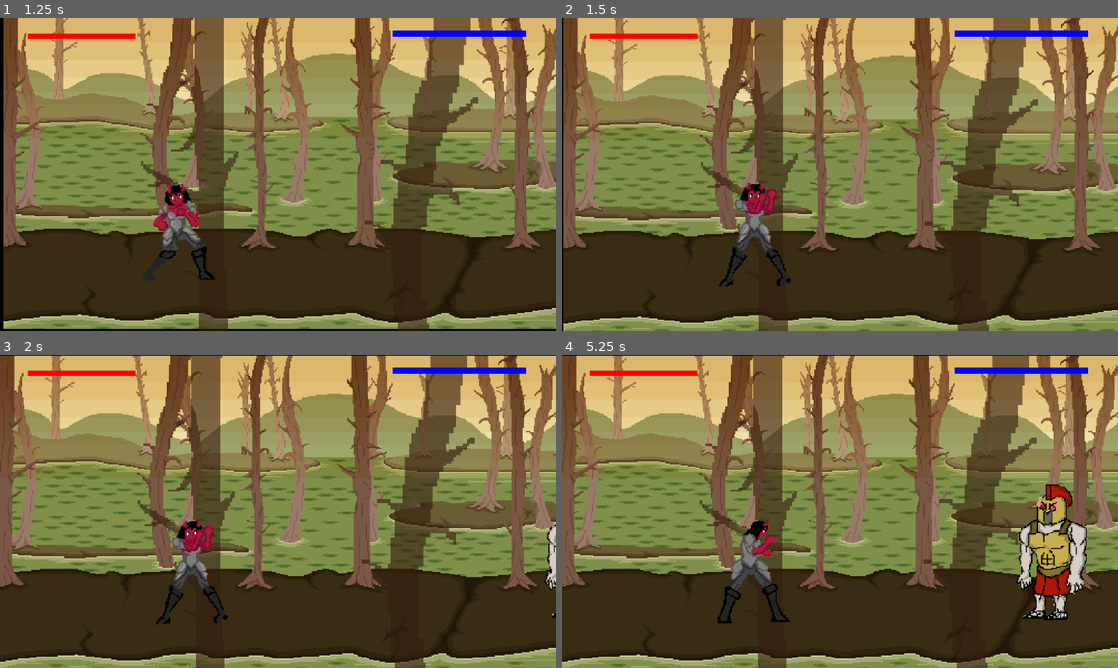
Above: before the commit, frames 1-4 (two rows, left to right).
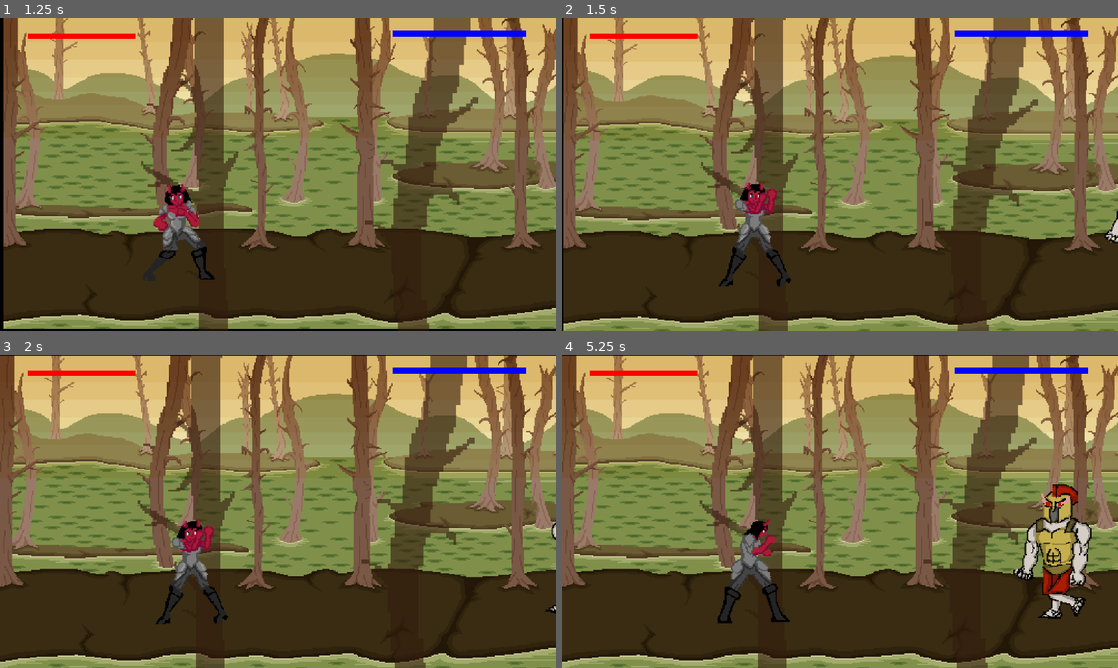
Above: after the commit, the same moments.

Repository: SnapdCC/Ultimatum
Game: Godot game, scene res://Screens/MainScreen.tscn
The game is run twice, just before and just after one commit, with the same random seed, the same clock (stepped at 60 frames per second) and the same inputs.
Inputs:
- Up to frame 1 (1.25 s): click "Play" at 0.5 s
- Up to frame 2 (1.5 s): hold Right (ui_right) from 1.28 s (still down); tap D (guard) at 1.35 s
- Up to frame 3 (2 s): keep holding Right (ui_right)
- Up to frame 4 (5.25 s): release Right (ui_right) at 2.03 s; hold Down (ui_down) 2.03-2.78 s; tap one key every 0.75 s from 2.1 s: S (kick) A (punch) D (guard) S (kick) A (punch); hold Right (ui_right) 2.78-3.53 s; hold Up (ui_up) 3.53-4.28 s; hold Left (ui_left) from 4.28 s (still down)

Frame 1 is identical in both runs. In frame 2, 0.1% of the frame differs, in the area x 97-100%, y 61-72%; in frame 3, 0.3%; in frame 4, 3.1%, in the area x 81-96%, y 41-85%.

Commit message:
Walking Animation Fixed
however, I can't get his death animation working properly

Diff:
--- a/newgame/Enemy/Limbo Boss/LimboBoss.gd
+++ b/newgame/Enemy/Limbo Boss/LimboBoss.gd
@@ -9,6 +9,7 @@
 var anim_new
 var isWalking = false
 var alive = true
+var dontLoop = false
 
 onready var playerPosition = get_parent().get_node("Player")
 var bossSpeed = 25
@@ -18,24 +19,29 @@
 # Called when the node enters the scene tree for the first time.
 func _ready():
 	bossHealth.value = (health / maxHealth) * 100
-	if (!isWalking):
+	if (!isWalking and alive):
 		tempAnim = "Idle"
-	animationSwapper(tempAnim)
 
 func _physics_process(delta):
 	if(alive):
+		isWalking = true
 		if (playerPosition.position.x > position.x):
 			$Sprite.scale.x = -1
 		else:
 			$Sprite.scale.x = 1
-		isWalking = true
 		move_and_slide((playerPosition.position - (bossPosition.position - Vector2(0, 20))).normalized() * bossSpeed)
 		tempAnim = "Walk"
+	else:
+		if (dontLoop):
+			animationPlayer.stop()
+			animationPlayer.play("Death")
 
+	animationSwapper(tempAnim)
 
 func animationSwapper(anim):
 	anim_new = anim
 	animationPlayer.play(anim)
+
 
 
 func _on_HurtAreaLimboPunch_area_entered(area):
@@ -50,7 +56,7 @@
 	print(health / maxHealth)
 	bossHealth.value = (health / maxHealth) * 100
 
-
 	if (health <= 0):
-		animationPlayer.play("Death")
+		isWalking = false
 		alive  = false
+		dontLoop = true
